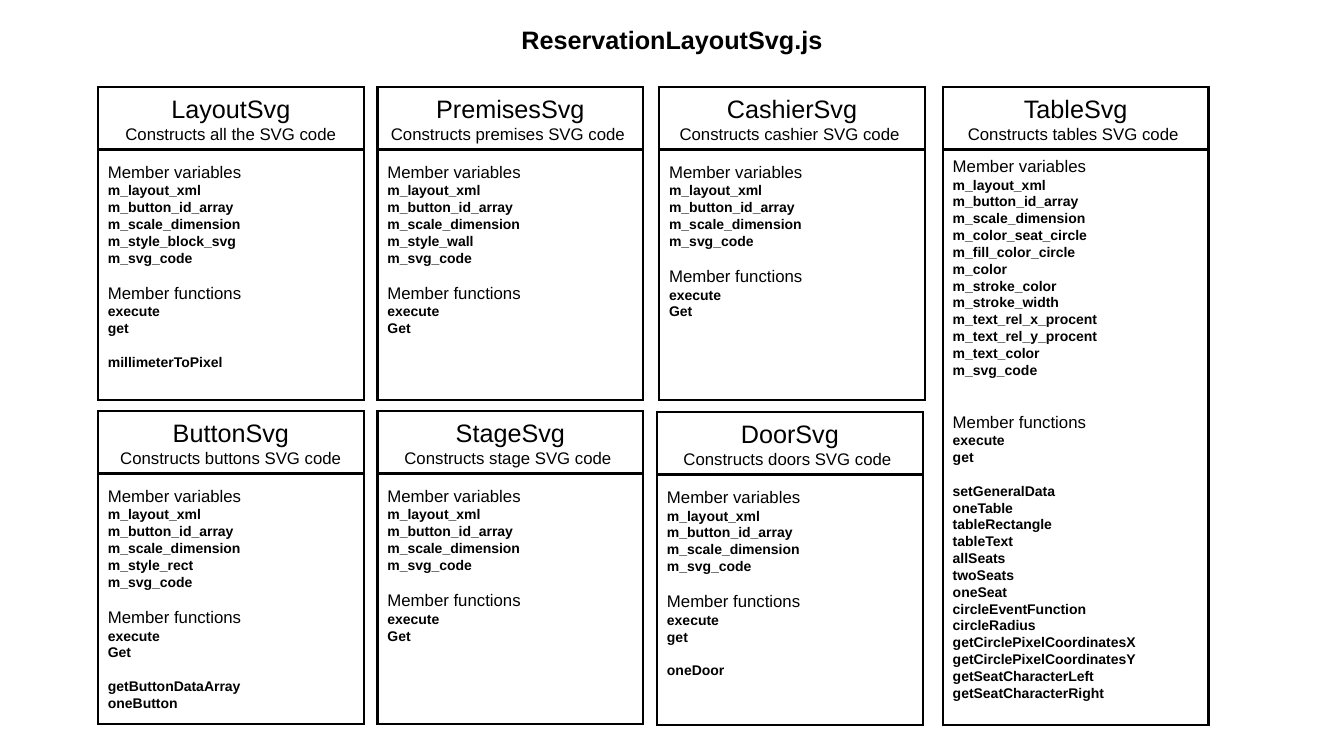
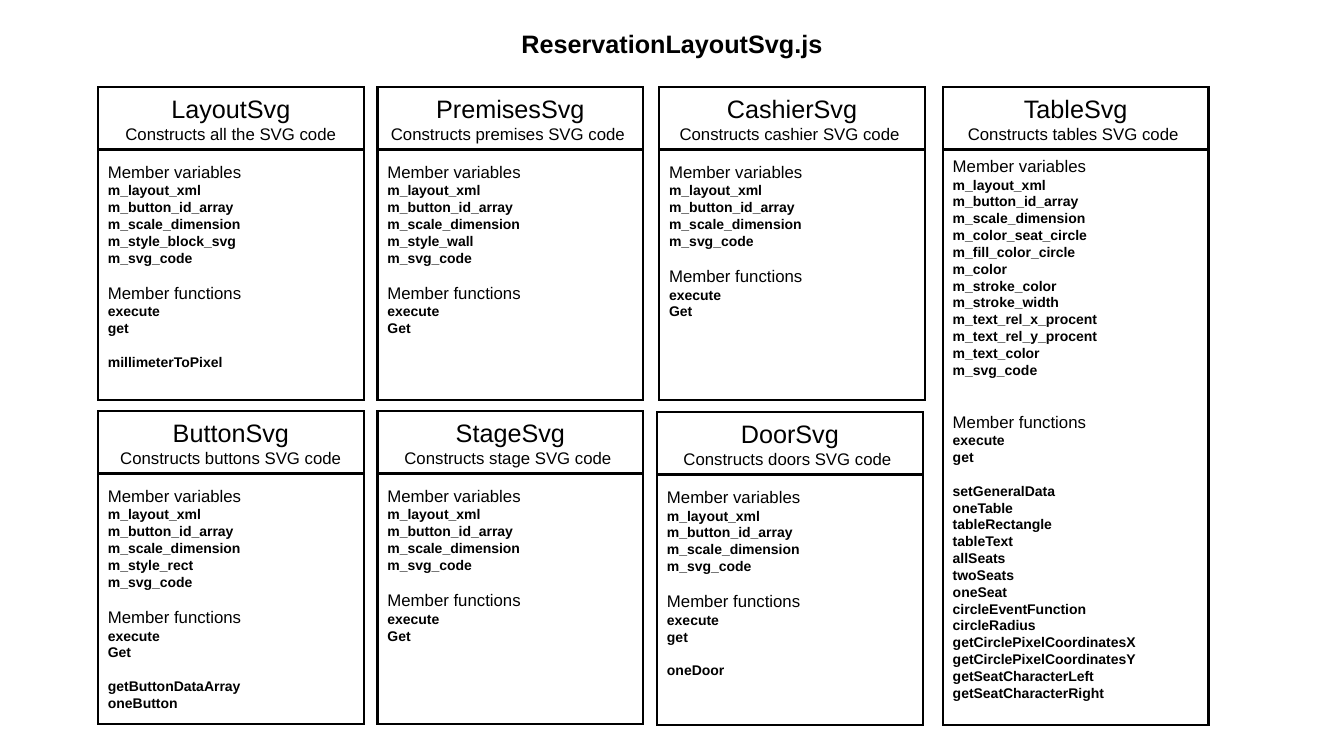
Before and after one commit to JazzLiveAarau/WwwReservationLayout, a slide deck: slide 18 of Description/ReservationLayout.pptx. Drawn at 1344x756 pixels with LibreOffice and Linux fonts; fonts in the diff are those of the drawing. Boxes give left, top, right and bottom in pixels: in the first picture for what was removed or moved away, otherwise in the second. Text is boxed around its words. In the diff, an @@ line names an element or a change of style, - is before the commit and + after.

```diff
--- a/Description/ReservationLayout.pptx
+++ b/Description/ReservationLayout.pptx
@@ text "ReservationLayoutSvg.js": place and size @@
-text "ReservationLayoutSvg.js" at [521,30,822,54]
+text "ReservationLayoutSvg.js" at [521,34,822,58]
```
Also in this commit, not shown: 2 slides added, 2 other files.
